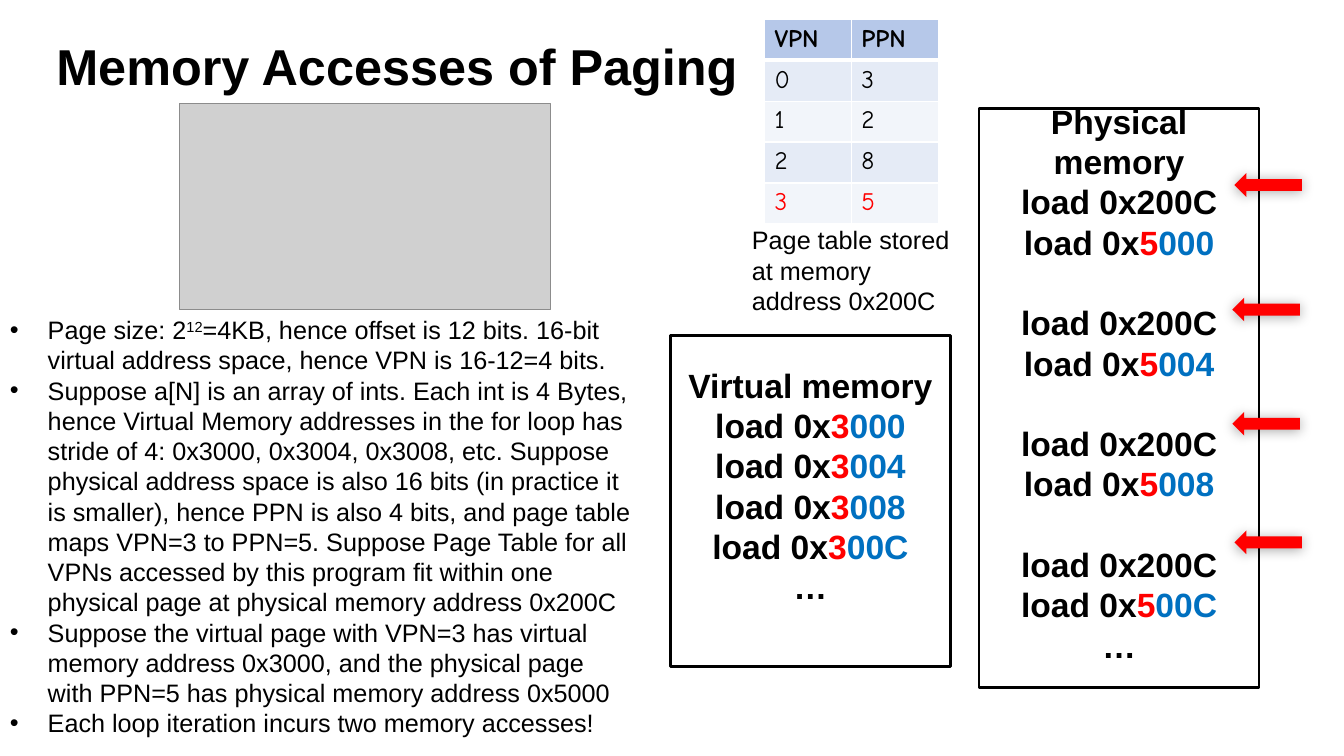
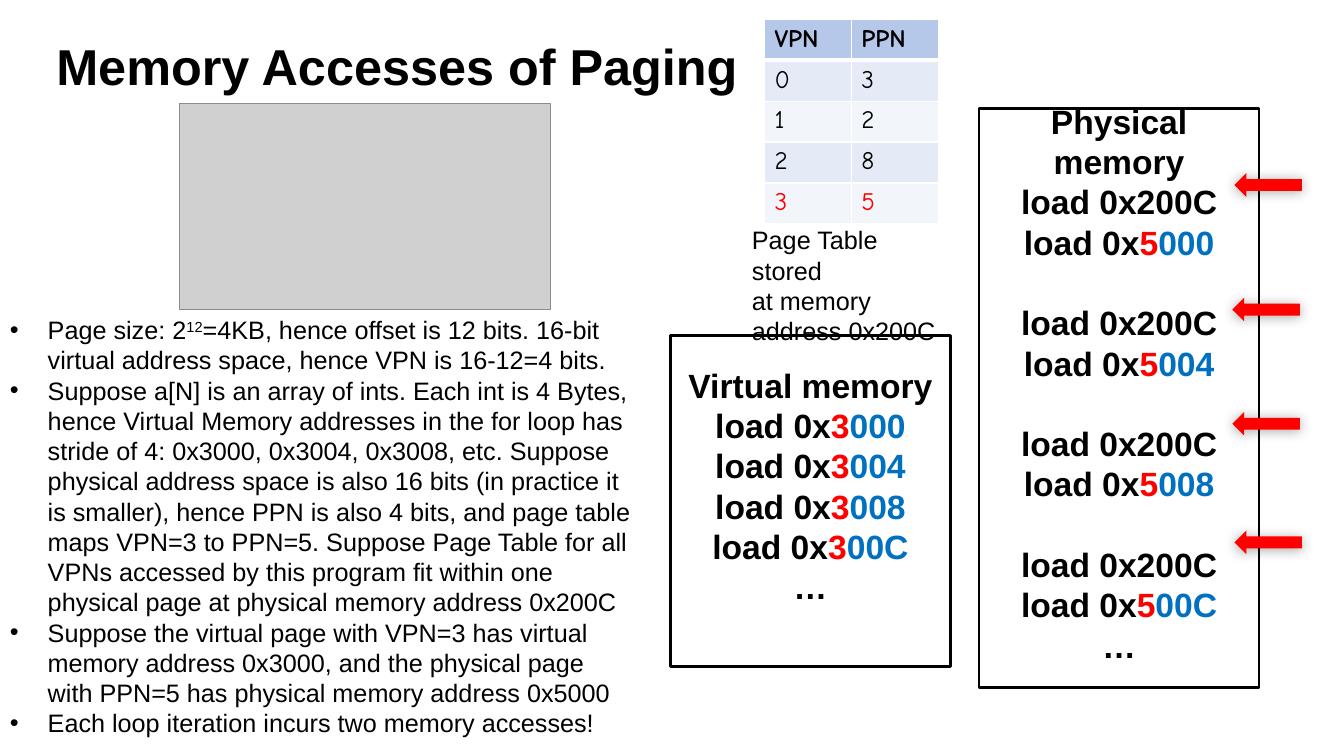
Before and after one commit to guhofstra/CSC256Fa25, a slide deck: slide 30 of PPTs/L8-Memory System II Paging.pptx. Drawn at 1344x756 pixels with LibreOffice and Linux fonts; fonts in the diff are those of the drawing; grey boxes stand for pictures. Boxes give left, top, right and bottom in pixels: in the first picture for what was removed or moved away, otherwise in the second. Text is boxed around its words. In the diff, an @@ line names an element or a change of style, - is before the commit and + after.

```diff
--- a/PPTs/L8-Memory System II Paging.pptx
+++ b/PPTs/L8-Memory System II Paging.pptx
@@ text at [752, 230, 877, 281]: text changed @@
-Page table stored
+Page Table stored
```
Also in this commit, not shown: 23 other slides changed, 3 other files.
